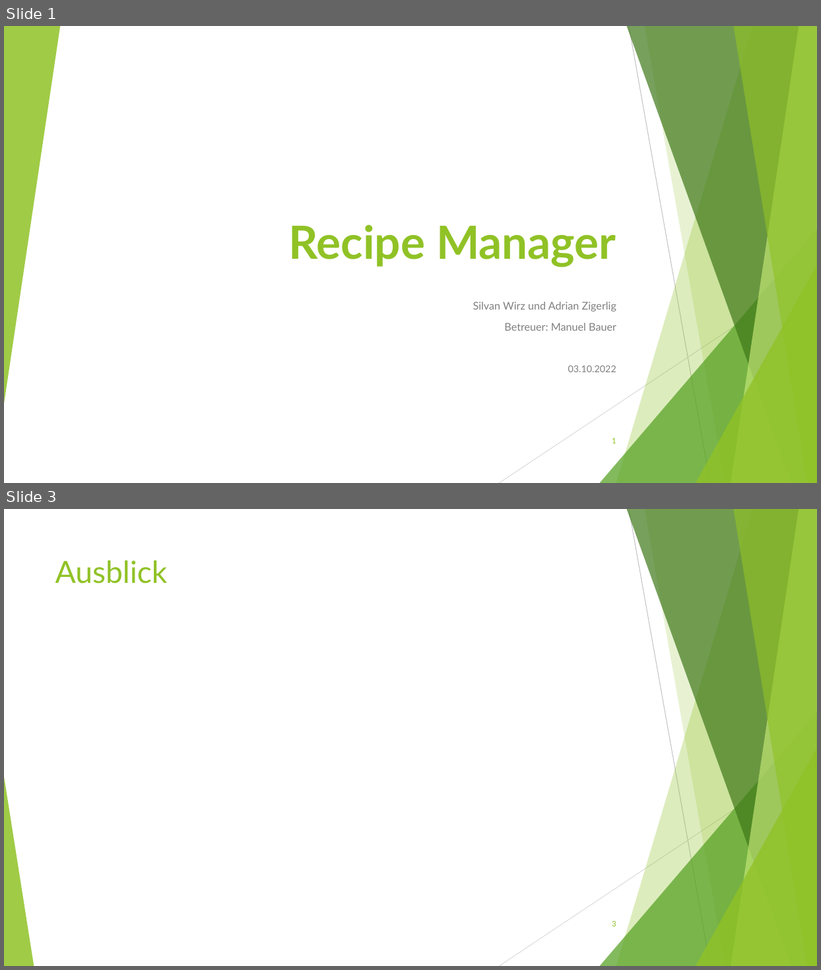
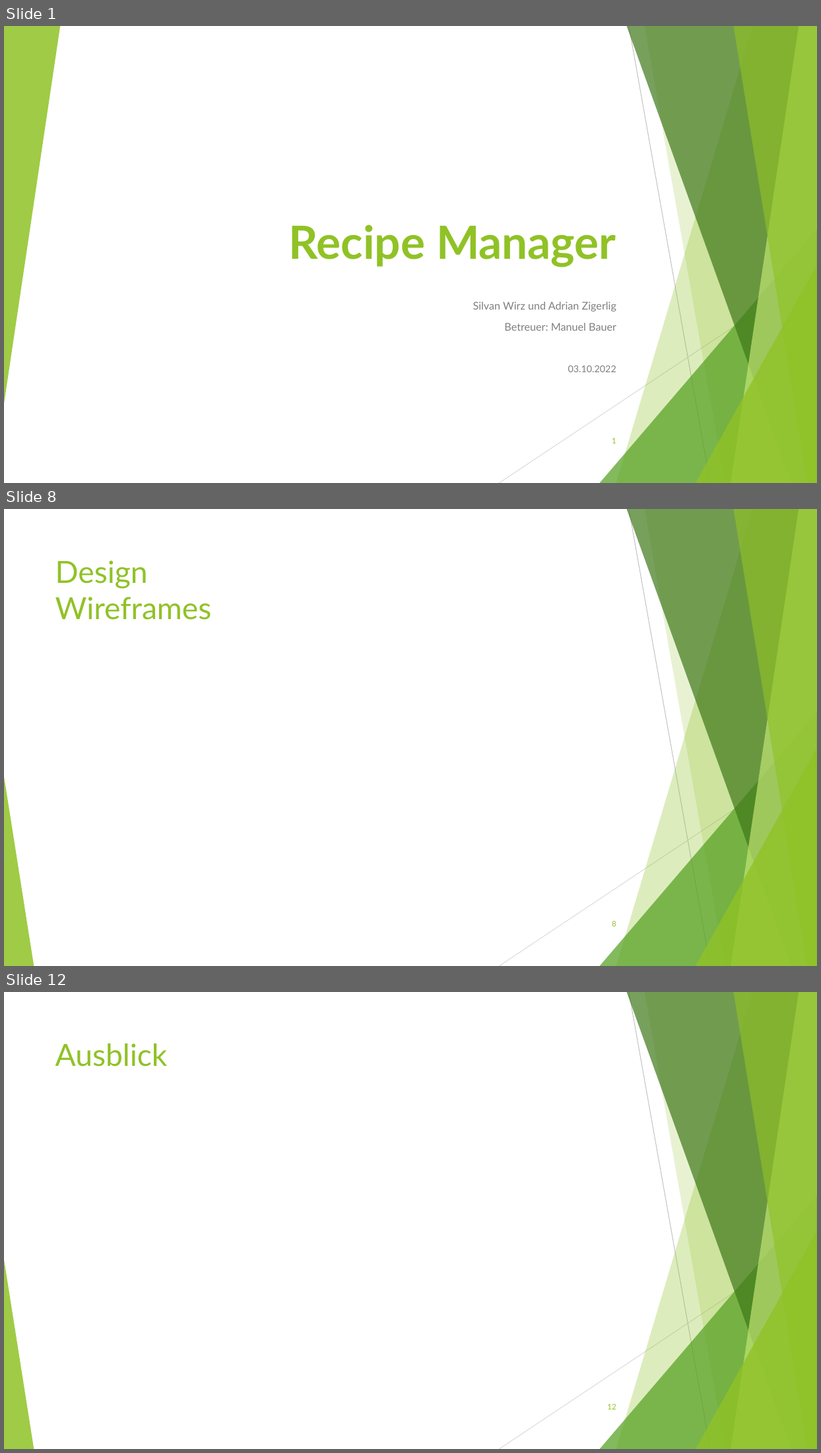
Before and after one commit to BirbsOfPrey/RecipeManager-Project, a slide deck: Präsentation/RecipeManager_Präsentation.pptx. Shown one above the other, each under a label of ours: slides 1 and 3 before the commit, slides 1, 8 and 12 after it; the slides between them are not shown. The pictures are 821x970 and 821x1453 pixels, drawn with LibreOffice and Linux fonts; fonts in the diff are those of the drawing. Boxes give left, top, right and bottom in pixels: in the first picture for what was removed or moved away, otherwise in the second. Text is boxed around its words. In the diff, an @@ line names an element or a change of style, - is before the commit and + after.

```diff
--- a/Präsentation/RecipeManager_Präsentation.pptx
+++ b/Präsentation/RecipeManager_Präsentation.pptx
@@ slide 8 added at [4, 509, 817, 966], background #FFFFFF; not listed: 10 template elements that a slide beside it also shows @@
@@ title added at [55, 560, 212, 620], 36 pt, text #90C226 @@
+Design
+Wireframes
@@ page number added at [612, 921, 616, 927], 9 pt, text #90C226 @@
+8
@@ what was slide 3 is now slide 12 @@
@@ page number at [607, 1404, 616, 1410]: text changed @@
-3
+12
```
Also in this commit, not shown: 1 slide changed, 8 other slides added.
